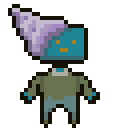
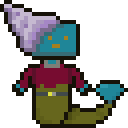
Layers edited between the first and the second 128x128 image:
added layer "Layer 3" above "Layer 2" over [32, 84, 72, 128]
added layer "Layer 2" above "Layer 1" over [44, 80, 128, 128]
painted on "Layer 1" over [0, 0, 100, 128]
